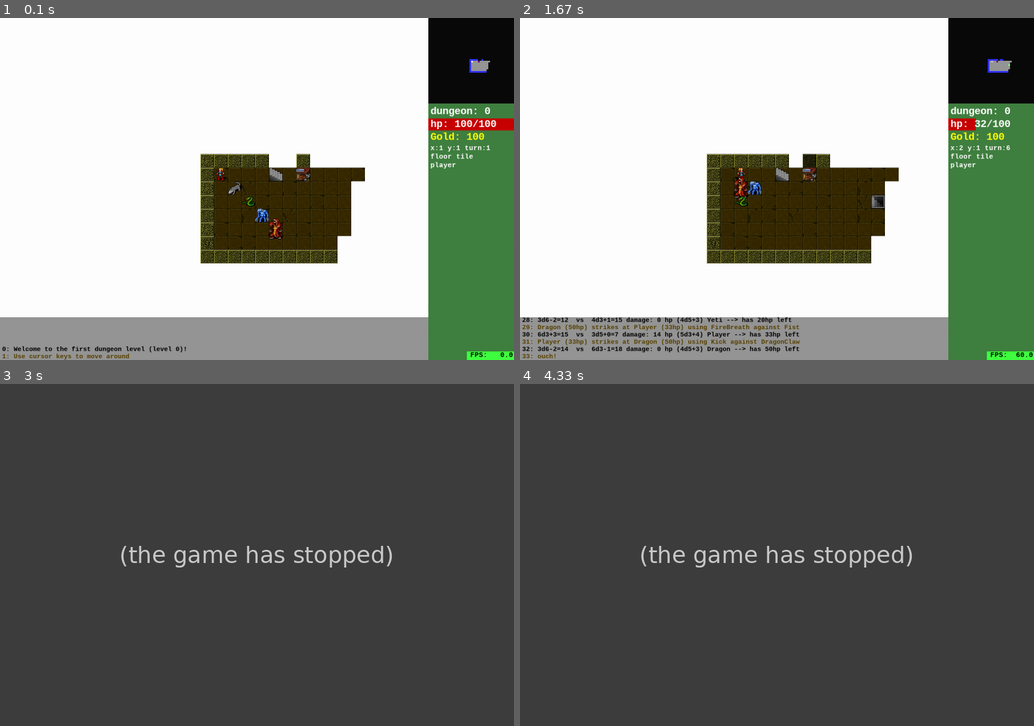
Above: before the commit, frames 1-4 (two rows, left to right).
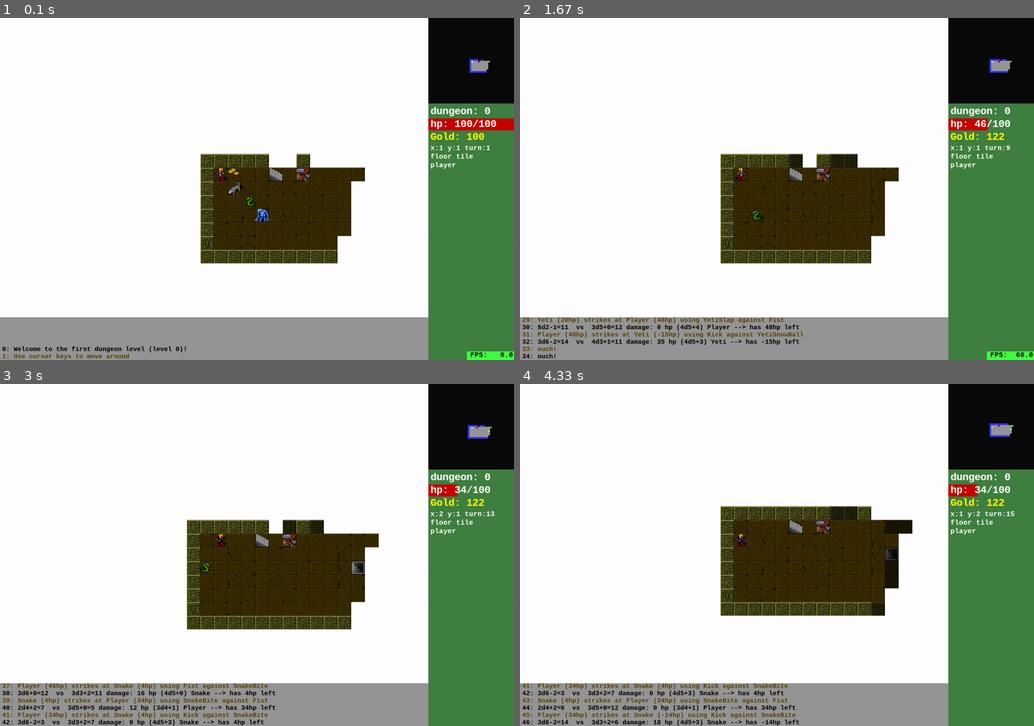
Above: after the commit, the same moments.

Repository: spheppner/roguebasin_python3
Game: pygame game, started from base_pygame_13.py
Two runs of this game, one before a commit and one after it. Both use one fixed random seed, a clock stepped at 60 frames per second and the inputs below.
Inputs:
- Up to frame 1 (0.1 s): no input
- Up to frame 2 (1.67 s): hold Right 0.33-0.8 s; hold 4 0.83-1.13 s; hold Up 0.83-1.13 s; tap 2 at 0.98 s; hold < 1.17-1.47 s; hold Up 1.17-1.47 s; tap Page Up at 1.32 s; hold + from 1.5 s (still down); hold Up from 1.5 s (still down); tap 1 at 1.65 s
- Up to frame 3 (3 s): release + at 1.8 s; release Up at 1.8 s; tap 1 at 1.9, 2.82 s; tap 2 at 1.98 s; hold Right 2.17-2.63 s; tap Page Up at 2.32 s; hold Left from 2.67 s (still down)
- Up to frame 4 (4.33 s): release Left at 3.2 s; tap 1 at 3.3 s; tap 2 at 3.38 s; hold Left 3.57-3.97 s; tap Page Up at 3.72 s

The runs differ from the first frame. In frame 1, 0.1% of the frame differs, in the area x 44-55%, y 43-65%; in frame 2, 4.9%; in frame 3, 100%; in frame 4, 100%, in the area x 0-100%, y 0-100%.
Before the commit the program exited at 2.68 s; later frames show no game.

Commit message:
diagonal movement, stairs with <>

Diff:
--- a/base_pygame_13.py
+++ b/base_pygame_13.py
@@ -573,8 +573,9 @@
         Wolf(2, 2, 0)
         Snake(3, 3, 0)
         Yeti(4, 4, 0)
-        Dragon(5, 5, 0)
+        Dragon(25, 5, 0)
         Shop(7,1,0)
+        Gold(2,1,0)
         self.log.append("Welcome to the first dungeon level (level 0)!")
         self.log.append("Use cursor keys to move around")
         self.load_level(0, "level001.txt", "data")
@@ -842,15 +843,21 @@
             if random.random() < 0.66:
                 Wolf(random.randint(r.x1 + 1, r.x2 - 1), random.randint(r.y1 + 1, r.y2 - 1), z)
 
+    def use_stairs(self):
+        """go up or done one dungeon level, depending on stair"""
+        for o in Game.objects.values():
+            if o.is_member("Stair") and o.char in "<>" and o.z == self.player.z and o.y == self.player.y and o.x == self.player.x:
+                break # all ok, found a stair
+        else:
+            Game.log.append("You must find a stair up to ascend or descend")
+            return
+        if o.char == "<":
+            self.ascend()
+        elif o.char == ">":
+            self.descend()
+
     def ascend(self):
         """go up one dungeon level (or leave the game if already at level 0)"""
-        # check if player is staying on a stair up, otherwise cancel
-        for o in Game.objects.values():
-            if o.is_member("Stair") and o.char=="<" and o.z == self.player.z and o.y == self.player.y and o.x == self.player.x:
-                break # all ok, correct stair
-        else:
-            Game.log.append("You must find a stair up to ascend")
-            return
         if self.player.z == 0:
             Game.log.append("You climb back to the surface and leave the dungeon. Good Bye!")
             print(Game.log[-1])
@@ -863,13 +870,6 @@
 
     def descend(self):
         """go down one dungeon level. create this level if necessary """
-        # first check if staying on a stair down, otherwise return
-        for o in Game.objects.values():
-            if o.is_member("Stair") and o.char==">" and o.z == self.player.z and o.y == self.player.y and o.x == self.player.x:
-                break # all ok, correct stair
-        else:
-            Game.log.append("You must find a stair down to descend")
-            return
         Game.log.append("climbing down one level, deeper into the dungeon...")
         try:
             l = Game.dungeon[self.player.z + 1]
@@ -1523,7 +1523,7 @@
         self.game.make_fov_map()
         self.redraw = True
         # exittime = 0
-        old_z = 999  # old z position of player
+
         show_range = False
         animation = 0
         reset_cursor = True
@@ -1539,12 +1539,7 @@
                 self.redraw = True
 
             self.playtime += seconds
-            # --- check if the player has changed the dungeon level
-            #if old_z != self.game.player.z:
-            #    recalculate_fov = True
-            #else:
-            #    recalculate_fov = False
-            old_z = self.game.player.z
+
             # ---------animation -------
             if animation > self.playtime:
                 # --- draw laser beam -----
@@ -1609,38 +1604,39 @@
                         lasertarget = (Game.cursor_x, Game.cursor_y)
                         animation = self.playtime + 1
                     # ---- -simple player movement with cursor keys -------
-                    if event.key == pygame.K_RIGHT:
+                    if event.key in ( pygame.K_RIGHT, pygame.K_KP6 ) :
                         self.new_turn()
-                        recalculate_fov = True
                         self.game.move_player(1, 0)
-                        #if not self.game.checkfight(self.game.player.x + 1, self.game.player.y, self.game.player.z):
-                        #    self.game.player.move(1, 0)
-
-                    if event.key == pygame.K_LEFT:
-                        #Game.turn += 1
+
+                    if event.key in ( pygame.K_LEFT, pygame.K_KP4 ):
                         self.new_turn()
-                        recalculate_fov = True
                         self.game.move_player(-1,0)
-                        #if not self.game.checkfight(self.game.player.x - 1, self.game.player.y, self.game.player.z):
-                        #    self.game.player.move(-1, 0)
-
-                    if event.key == pygame.K_UP:
-                        #Game.turn += 1
+
+                    if event.key in ( pygame.K_UP, pygame.K_KP8):
                         self.new_turn()
-                        recalculate_fov = True
                         self.game.move_player(0,-1)
-                        #if not self.game.checkfight(self.game.player.x, self.game.player.y - 1, self.game.player.z):
-                        #    self.game.player.move(0, -1)
-                            # recalculate_fov = True
-                    if event.key == pygame.K_DOWN:
-                        #Game.turn += 1
+
+                    if event.key in ( pygame.K_DOWN, pygame.K_KP2):
                         self.new_turn()
-                        recalculate_fov = True
                         self.game.move_player(0,1)
-                        #print("redraw after move", self.redraw)
-                        #if not self.game.checkfight(self.game.player.x, self.game.player.y + 1, self.game.player.z):
-                        #    self.game.player.move(0, 1)
-                            # recalculate_fov = True
+
+                    # --- diagonal movement ---
+                    if event.key in (pygame.K_KP7, pygame.K_HOME):
+                        self.new_turn()
+                        self.game.move_player(-1,-1)
+
+                    if event.key in (pygame.K_KP9, pygame.K_PAGEUP):
+                        self.new_turn()
+                        self.game.move_player(1,-1)
+
+                    if event.key in (pygame.K_KP1, pygame.K_END):
+                        self.new_turn()
+                        self.game.move_player(-1,1)
+
+                    if event.key in (pygame.K_KP3, pygame.K_PAGEDOWN):
+                        self.new_turn()
+                        self.game.move_player(1,1)
+
                     if event.key == pygame.K_SPACE:
                         #Game.turn += 1  # wait a turn
                         self.new_turn()
@@ -1655,14 +1651,10 @@
                                 self.game.player.hitpoints += 1
 
                         self.redraw = True
-                    if event.key == pygame.K_PAGEUP:
+                    if event.key in ( pygame.K_LESS, pygame.K_GREATER) :
                         self.new_turn()
                         # go up a level
-                        self.game.ascend()
-                        self.redraw = True
-                    if event.key == pygame.K_PAGEDOWN:
-                        self.new_turn()
-                        self.game.descend()
+                        self.game.use_stairs()
                         self.redraw = True
 
                     if event.key == pygame.K_r:
@@ -1680,20 +1672,16 @@
                     # --- increase torch radius ---
                     if event.key == pygame.K_PLUS:
                         Game.torch_radius += 1
-                        #recalculate_fov = True
                         self.game.make_fov_map()
                         self.redraw = True
                     # --- decrease torch radius ----
                     if event.key == pygame.K_MINUS:
                         Game.torch_radius -= 1
-                        #recalculate_fov = True
+
                         self.game.make_fov_map()
                         self.redraw = True
 
             # ============== draw screen =================
-            #if recalculate_fov:
-            #    self.redraw = True
-            #    self.game.make_fov_map()
 
             if self.redraw:
                 if reset_cursor:
@@ -1707,14 +1695,7 @@
                 self.draw_radar()
                 # self.draw_panel()
             self.draw_log()
-            ##for i in range(32):
-            ##    print("i", i, i * 32)
-            ##    self.screen.blit(self.lightfloors[i+320], (i * 32, 0))
-            ##    self.screen.blit(self.darkfloors[i+320], (i * 32, 32))
-            ##    self.screen.blit(self.lightwalls[i], (i * 32, 64))
-            ##    self.screen.blit(self.darkwalls[i], (i * 32, 96))
-            # elif Game.cursor_x != 0 or Game.cursor_y != 0:
-            #    self.draw_panel()
+
             self.draw_panel()  # always draw panel
 
             self.redraw = False
@@ -1755,7 +1736,7 @@
                                    Game.torch_radius * self.grid_size[0], 1)
             # ------ Cursor -----
             self.cursor.create_image()
-            if Game.cursor_y != 0 or Game.cursor_x != 0:
+            if Game.cursor_y != 0 or Game.cursor_x != 0: # only blit cursor if outside player
                 self.screen.blit(self.cursor.image, (
                     self.pcx + Game.cursor_x * self.grid_size[0],
                     self.pcy + Game.cursor_y * self.grid_size[1]))
